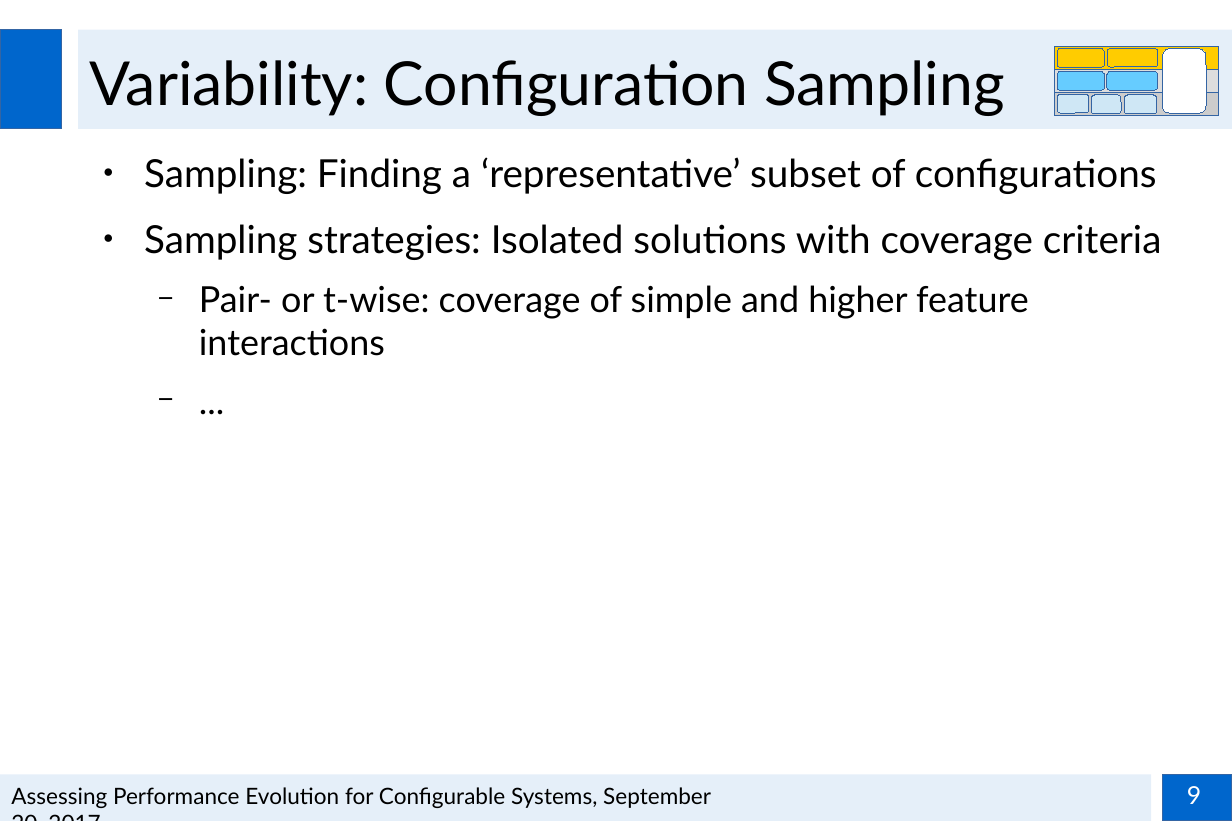
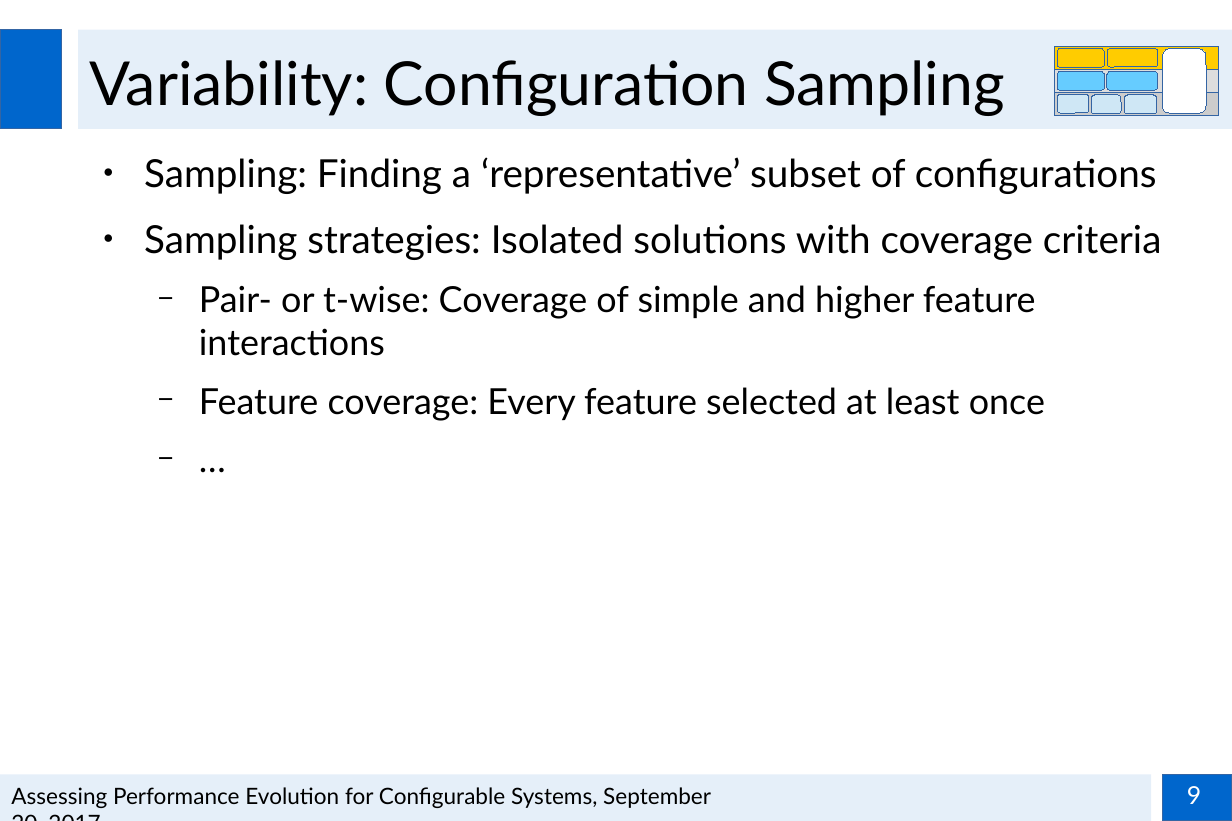
Before and after one commit to smba/msthesis, a slide deck: slide 9 of Presentations/Zwischenpräsentation_MA.odp. Drawn at 1232x821 pixels with LibreOffice and Linux fonts; fonts in the diff are those of the drawing; background and template pictures are left out. Boxes give left, top, right and bottom in pixels: in the first picture for what was removed or moved away, otherwise in the second. Text is boxed around its words. In the diff, an @@ line names an element or a change of style, - is before the commit and + after.

```diff
--- a/Presentations/Zwischenpräsentation_MA.odp
+++ b/Presentations/Zwischenpräsentation_MA.odp
@@ text at <box>199,285,1045,421</box>: text changed @@
-  − Pair- or t-wise: coverage of simple and higher feature interactions
-  − ...
+  − Pair- or t-wise: Coverage of simple and higher feature interactions
+  − Feature coverage: Every feature selected at least once
+  − …
```
Also in this commit, not shown: 2 other slides changed, 1 other file.
